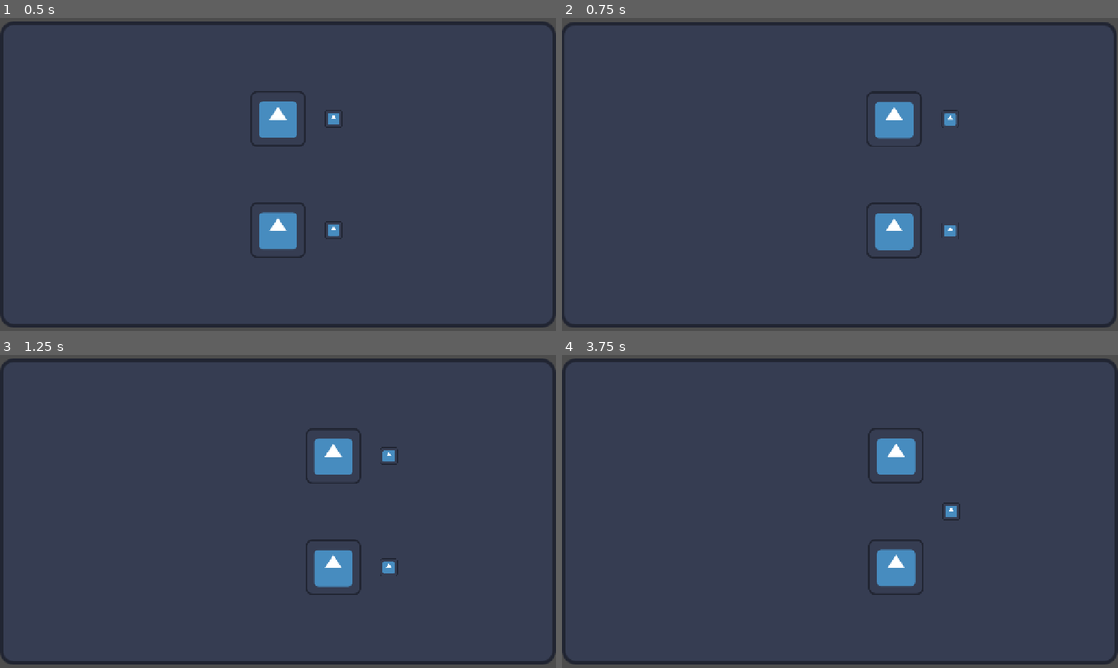
Above: before the commit, frames 1-4 (two rows, left to right).
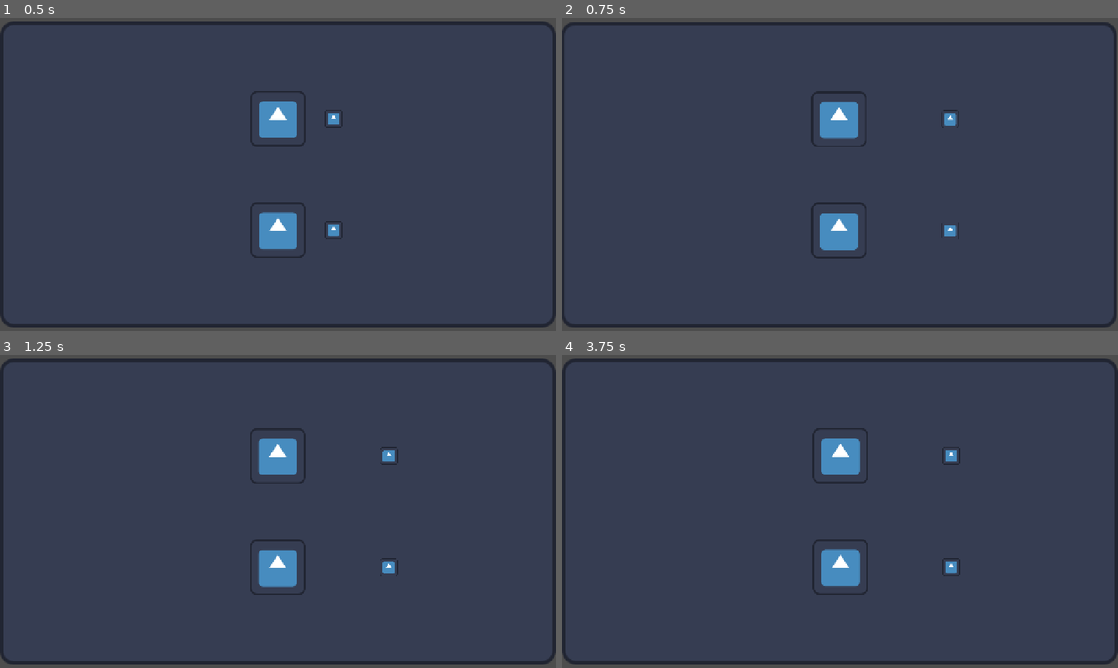
Above: after the commit, the same moments.

Repository: Vlad-935/Reflective-Trust
Game: Godot game, scene res://scenes/root.tscn
Same seed, same stepped clock (60 frames per second), same inputs: the game is played once before the commit and once after it. The engine's default icon, where the game draws it, is replaced by a stand-in: a white triangle on a blue panel in a dark square.
Inputs:
- Up to frame 1 (0.5 s): no input
- Up to frame 2 (0.75 s): tap Enter (ui_accept) at 0.5 s; hold D (move right) from 0.53 s (still down)
- Up to frame 3 (1.25 s): keep holding D (move right); tap Enter (ui_accept) at 0.77 s
- Up to frame 4 (3.75 s): release D (move right) at 1.28 s; hold S (move down) 1.28-2.03 s; tap Enter (ui_accept) at 1.52, 2.75, 3.02 s; hold D (move right) 2.03-2.78 s; hold W (move up) 2.78-3.53 s; hold A (move left) from 3.53 s (still down)

Frame 1 is identical in both runs. In frame 2, 4.1% of the frame differs, in the area x 44-65%, y 23-77%; in frame 3, 3.9%; in frame 4, 4.4%, in the area x 45-72%, y 23-77%.

Commit message:
WIP (Cancel player movement if blocked by an object)

Diff:
--- a/reflective-trust/scenes/moveable_object.tscn
+++ b/reflective-trust/scenes/moveable_object.tscn
@@ -14,7 +14,7 @@
 scale = Vector2(0.15625, 0.15625)
 texture = ExtResource("1_fygij")
 
-[node name="CollisionShape2D" type="CollisionShape2D" parent="." unique_id=1523430818]
+[node name="CollisionShape2D" type="CollisionShape2D" parent="." unique_id=1523430818 groups=["moveable_object"]]
 shape = SubResource("RectangleShape2D_ijygm")
 
 [node name="Raycasts" type="Node2D" parent="." unique_id=2044226716]
--- a/reflective-trust/scenes/player.tscn
+++ b/reflective-trust/scenes/player.tscn
@@ -20,6 +20,9 @@
 [sub_resource type="RectangleShape2D" id="RectangleShape2D_p0vlq"]
 size = Vector2(64, 64)
 
+[sub_resource type="RectangleShape2D" id="RectangleShape2D_ijygm"]
+size = Vector2(16, 16)
+
 [node name="Player" type="CharacterBody2D" unique_id=2030126838 groups=["player"]]
 collision_mask = 6
 script = ExtResource("1_v6fml")
@@ -32,6 +35,12 @@
 
 [node name="CollisionShape2D" type="CollisionShape2D" parent="." unique_id=47020811]
 shape = SubResource("RectangleShape2D_p0vlq")
+
+[node name="Area2D" type="Area2D" parent="." unique_id=1937630260]
+collision_mask = 4
+
+[node name="CollisionShape2D" type="CollisionShape2D" parent="Area2D" unique_id=1039708994]
+shape = SubResource("RectangleShape2D_ijygm")
 
 [node name="Raycasts" type="Node2D" parent="." unique_id=1848471344]
 
--- a/reflective-trust/scripts/moveable_object.gd
+++ b/reflective-trust/scripts/moveable_object.gd
@@ -32,29 +32,27 @@
 		collision_direction["Right"][0] == "player" and not collision_direction["Left"][0] == "wall"
 		and Player.direction == Vector2(-1,0)
 	):
-		position += Player.direction * STEP * move_multiplier
 		is_moving = true
 
 	elif (
 		collision_direction["Left"][0] == "player" and not collision_direction["Right"][0] == "wall"
 		and Player.direction == Vector2(1,0)
 	):
-		position += Player.direction * STEP * move_multiplier
 		is_moving = true
 
 	elif (
 		collision_direction["Up"][0] == "player" and not collision_direction["Down"][0] == "wall"
 		and Player.direction == Vector2(0,1)
 	):
-		position += Player.direction * STEP * move_multiplier
 		is_moving = true
 
 	elif (collision_direction["Down"][0] == "player" and not collision_direction["Up"][0] == "wall"
 		and Player.direction == Vector2(0,-1)
 	):
-		position += Player.direction * STEP * move_multiplier
 		is_moving = true
 
+	if is_moving:
+		position += Player.direction * STEP * move_multiplier
 
 func _get_collisions():
 	var collision_direction: Dictionary[String, Array] = {"Right": [""], "Left": [""], "Up": [""], "Down": [""]}
--- a/reflective-trust/scripts/player_movement.gd
+++ b/reflective-trust/scripts/player_movement.gd
@@ -4,6 +4,8 @@
 
 const STEP = 64
 const MOVE_DURATION = 0.3
+
+var last_position: Vector2 = Vector2.ZERO
 
 var direction: Vector2 = Vector2.ZERO
 @export var move_multiplier: Vector2 = Vector2(1,1)
@@ -17,6 +19,7 @@
 	_get_direction()
 
 	_move_player()
+
 
 func _player_setup():
 	# Mirroring the distance
@@ -45,9 +48,27 @@
 		return
 
 	var distance = direction * STEP * move_multiplier
+	if not _check_can_move(distance):
+		return
+
+	last_position = position
 
 	global_position += distance
 	Sprite.global_position -= distance
 
 	var tween = create_tween()
 	tween.tween_property(Sprite, "global_position", self.global_position, MOVE_DURATION).set_trans(Tween.TRANS_EXPO).set_ease(Tween.EASE_OUT)
+
+
+func _check_can_move(distance):
+	var space_state = get_world_2d().direct_space_state
+	var collider: Area2D = get_node("Area2D")
+	var shape = collider.get_node("CollisionShape2D").shape
+
+	var query = PhysicsShapeQueryParameters2D.new()
+	query.shape = shape
+	query.transform = Transform2D(0, global_position + distance)
+	query.collision_mask = collider.collision_mask
+
+	var result = space_state.intersect_shape(query)
+	return result.is_empty()
Not shown, added: reflective-trust/scenes/player.tscn20267841585.tmp
